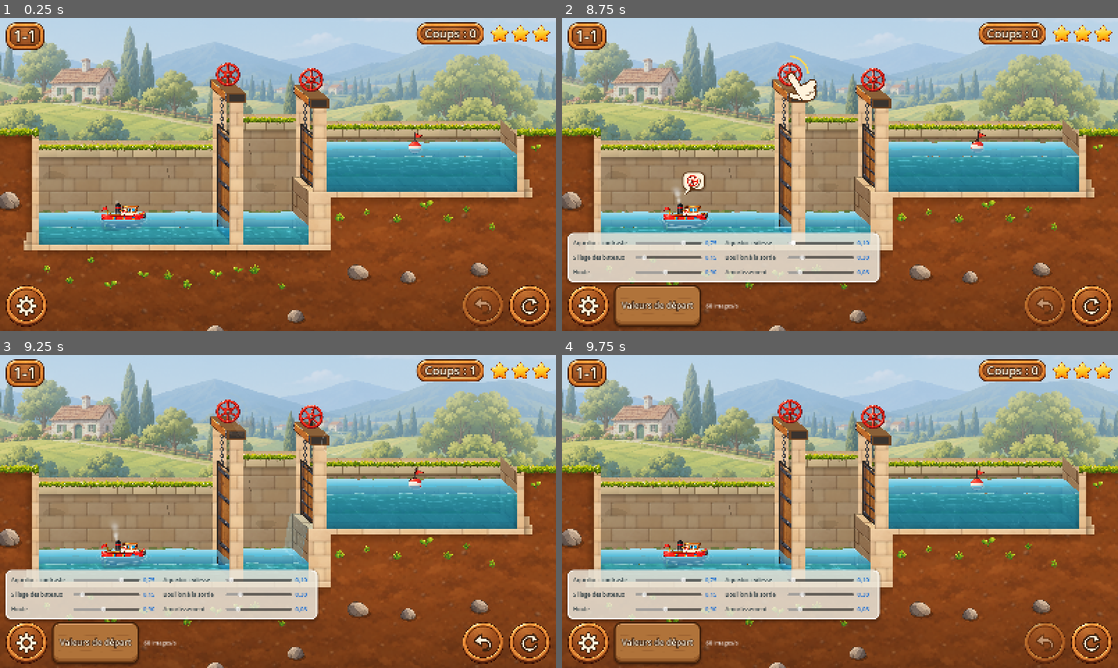
Above: before the commit, frames 1-4 (two rows, left to right).
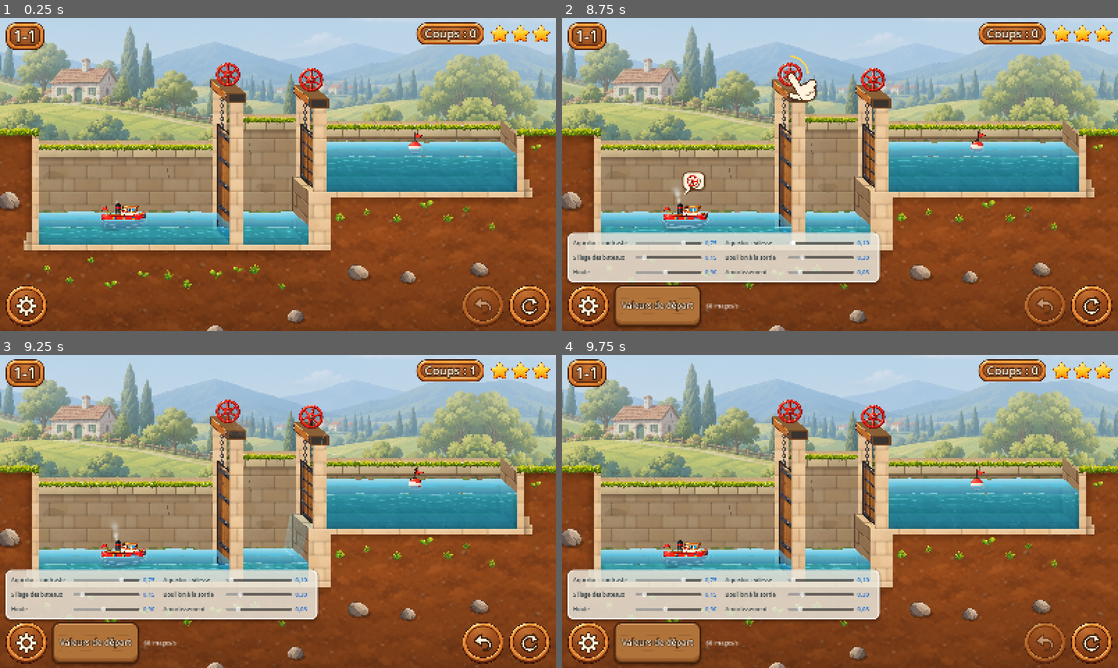
Above: after the commit, the same moments.

Repository: VincentDebaty/station
Game: Godot game, scene res://principal.tscn
Same seed, same stepped clock (60 frames per second), same inputs: the game is played once before the commit and once after it.
Inputs (mouse positions are in pixels of both pictures, inside the frame that each line leads up to):
- Up to frame 1 (0.25 s): no input
- Up to frame 2 (8.75 s): click (1090, 305) at 0.5 s; click (589, 305) at 1.25 s; click "Valeurs de départ" at 2 s; click (1090, 305) at 2.75 s; click (589, 305) at 3.52 s; click (1090, 305) at 4.25 s; click (589, 305) at 5 s; click "Valeurs de départ" at 5.75 s; click "Valeurs de départ" at 6.5 s; move the mouse to (962, 158) at 7.27 s; click (962, 158) at 7.42 s; drag from (728, 190) to (812, 237) at 8.02 s
- Up to frame 3 (9.25 s): move the mouse to (333, 442) at 8.77 s; click (333, 442) at 8.92 s
- Up to frame 4 (9.75 s): click (1045, 642) at 9.5 s

Frames 1-2 are identical in both runs. In frame 3, 0.1% of the frame differs, in the area x 43-87%, y 36-69%; in frame 4, nothing differs.

Commit message:
1-1 : la cascade part de la surface d'amont, et l'écluse se remplit en 6 s
Vincent : « un défaut de niveau d'eau dans le bassin de droite avec la
cascade ». Au doigt maintenu, la porte peut être levée pendant que l'eau
passe ; la nappe partait alors aux 4/10 de l'eau au-dessus du seuil, et
laissait au-dessus d'elle un mur d'eau debout dans l'ouverture, plus haut
que la cascade. Elle part maintenant de la surface de l'eau d'amont quand la
porte est levée (et garde son départ d'avant sous une simple fente).

Et un peu plus vite, à sa demande : le sas se remplit en 6 s environ en
tenant la roue (8 s avant). Vérifié sur film, deux images par seconde.

Co-Authored-By: Claude Opus 5.5 <noreply@anthropic.com>

Diff:
--- a/prototypes/ecluses-godot/canal.gd
+++ b/prototypes/ecluses-godot/canal.gd
@@ -2045,7 +2045,13 @@
 	jt.vantail_x = x - 5.0 if D != Vector2.ZERO else x
 	jt.y_seuil = po.y_seuil
 	jt.haut_veine = maxf(po.bas_y, minf(eaux[h].hauteur_a(x - sens * 30.0), eaux[h].fond_y))
-	jt.origine = Vector2(bord_x, po.y_seuil - jt.fente * 0.4)
+	# La nappe part de la surface de l'eau d'amont quand la porte est levée
+	# (au doigt maintenu, 1-1, elle peut l'être pendant que l'eau passe) :
+	# partie aux 4/10 de l'épaisseur, elle laissait au-dessus d'elle un mur
+	# d'eau debout dans l'ouverture (Vincent : « un défaut de niveau d'eau
+	# avec la cascade »). Sous une fente, elle garde son départ d'avant.
+	var haute := clampf((jt.fente - Porte.ENTREBAIL) / 30.0, 0.0, 1.0)
+	jt.origine = Vector2(bord_x, po.y_seuil - jt.fente * lerpf(0.4, 1.0, haute))
 	jt.surface_bas = eaux[l].hauteur_a(x + sens * 60.0)
 	jt.fond_bas = eaux[l].fond_y
 	if jt.force <= 0.03: return
--- a/prototypes/ecluses-godot/principal.gd
+++ b/prototypes/ecluses-godot/principal.gd
@@ -58,11 +58,12 @@
 # L'eau qui passe sous la porte : un volume par seconde qui croît avec
 # l'ouverture, presque constant, et qui ne ralentit qu'à la fin, quand il
 # reste moins de 0,6 unité d'écart. Le sas du 1-1 monte à vitesse régulière
-# et se remplit en 8 s environ en tenant la roue jusqu'au bout. (D'abord une
+# et se remplit en 6 s environ en tenant la roue jusqu'au bout (8 s d'abord :
+# Vincent voulait un peu plus vite). (D'abord une
 # part fixe de ce qui restait à passer, puis Torricelli : presque toute l'eau
 # passait dans la première seconde, Vincent : « l'eau se déverse beaucoup trop
 # rapidement ».)
-const DEBIT := 1.0
+const DEBIT := 1.4
 var _coule := false       # de l'eau passe sous une porte : ni bulle, ni main   # le sablier : laisser passer un coup (glace qui fond, marée, orage)
 var _pancarte: Pancarte   # le panneau d'éclusier de fin (pancarte.gd)
 var _lab_num: Label
